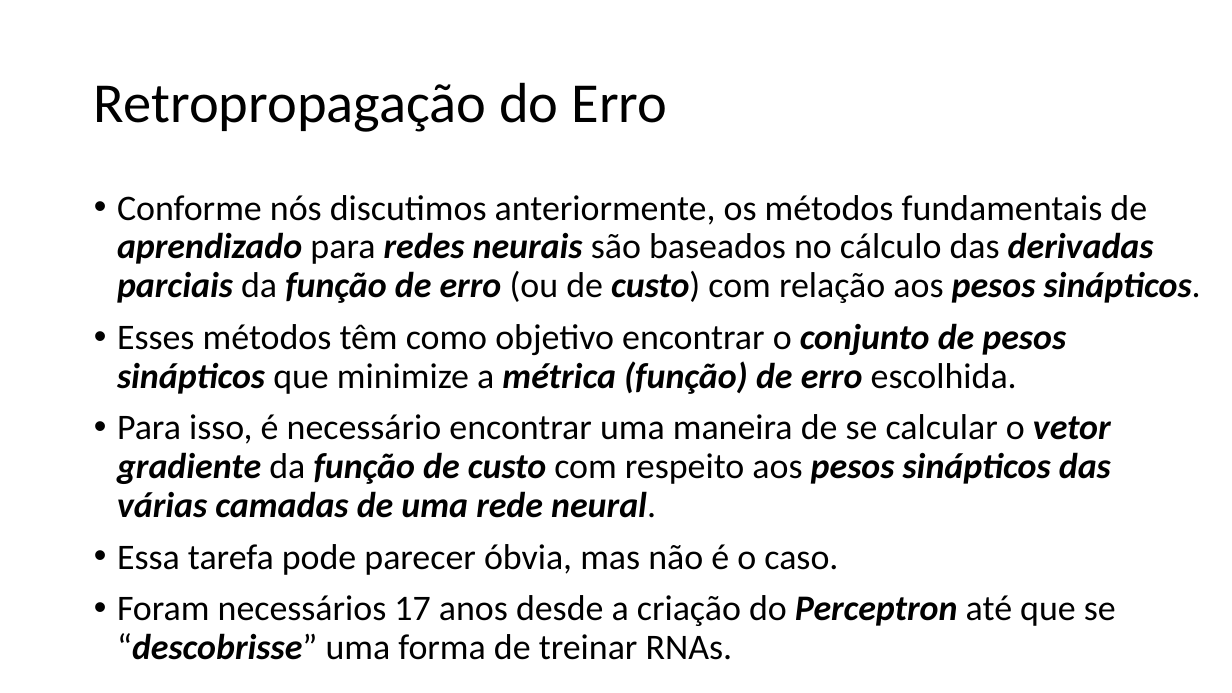
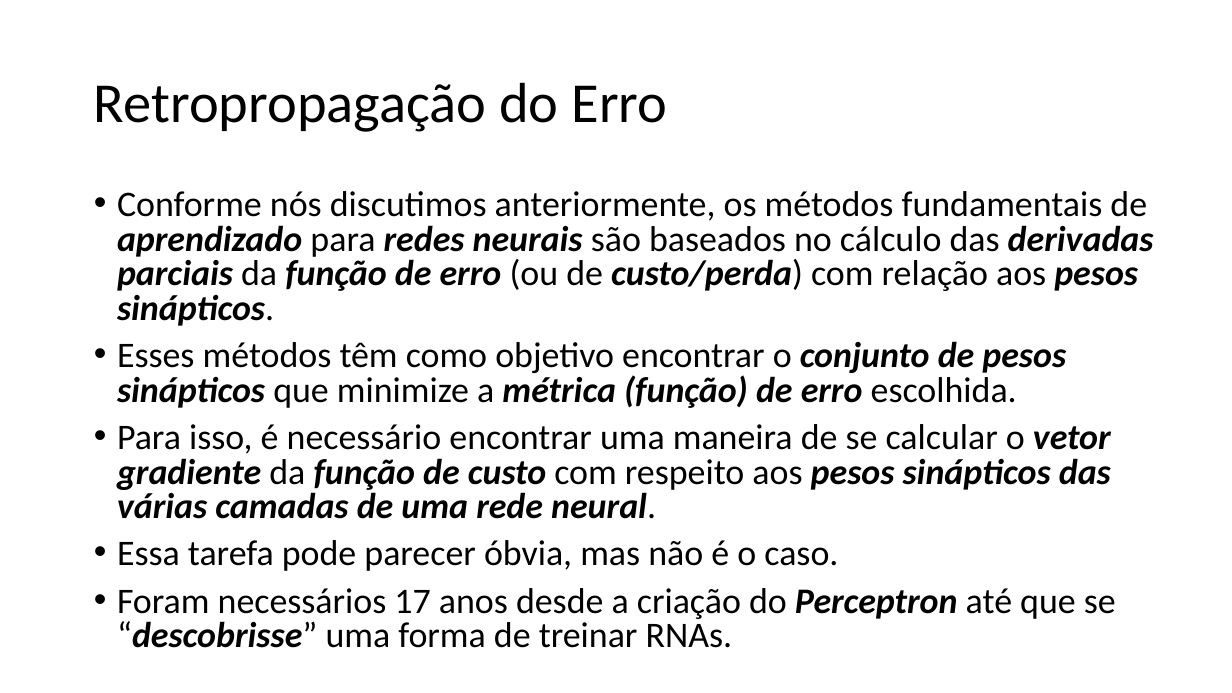
Before and after one commit to zz4fap/t320_aprendizado_de_maquina, a slide deck: slide 11 of slides/T320_Redes_Neurais_Artificiais (Parte III).pptx. Drawn at 1232x693 pixels with LibreOffice and Linux fonts; fonts in the diff are those of the drawing. Boxes give left, top, right and bottom in pixels: in the first picture for what was removed or moved away, otherwise in the second. Text is boxed around its words. In the diff, an @@ line names an element or a change of style, - is before the commit and + after.

```diff
--- a/slides/T320_Redes_Neurais_Artificiais (Parte III).pptx
+++ b/slides/T320_Redes_Neurais_Artificiais (Parte III).pptx
@@ text at [117, 191, 1154, 326]: text changed @@
-• Conforme nós discutimos anteriormente, os métodos fundamentais de aprendizado para redes neurais são baseados no cálculo das derivadas parciais da função de erro (ou de custo) com relação aos pesos sinápticos.
+• Conforme nós discutimos anteriormente, os métodos fundamentais de aprendizado para redes neurais são baseados no cálculo das derivadas parciais da função de erro (ou de custo/perda) com relação aos pesos sinápticos.
@@ text at [117, 341, 1116, 648]: line spacing 0.9 to 0.8 @@
```
Also in this commit, not shown: 10 other slides changed, 2 other files.
